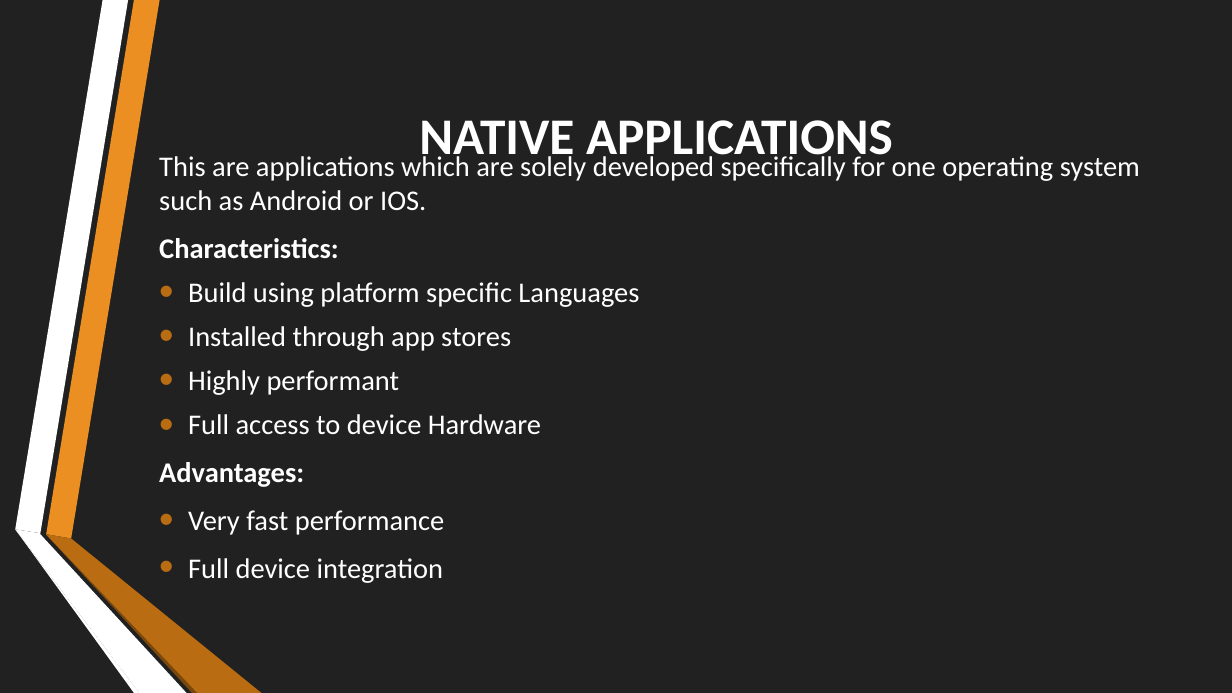
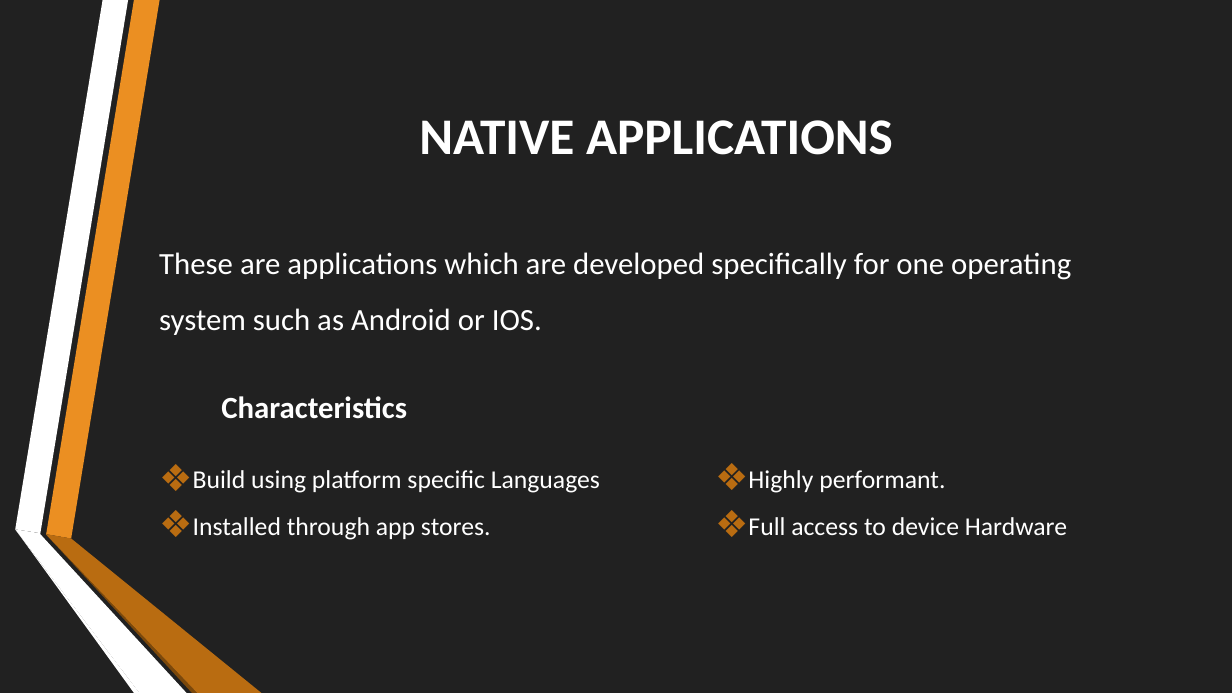
Before and after one commit to Neil1-hub/CEF-440-, a slide deck: slide 5 of Task 1/INTERNET AND MOBILE PROGRAMMING.pptx. Drawn at 1232x693 pixels with LibreOffice and Linux fonts; fonts in the diff are those of the drawing. Boxes give left, top, right and bottom in pixels: in the first picture for what was removed or moved away, otherwise in the second. Text is boxed around its words. In the diff, an @@ line names an element or a change of style, - is before the commit and + after.

```diff
--- a/Task 1/INTERNET AND MOBILE PROGRAMMING.pptx
+++ b/Task 1/INTERNET AND MOBILE PROGRAMMING.pptx
@@ text at box(159, 152, 1140, 258): paragraphs removed @@
-This are applications which are solely developed specifically for one operating system such as Android or IOS.
-Characteristics:
@@ text added at box(159, 252, 1071, 335), 24 pt, text #FFFFFF @@
+These are applications which are developed specifically for one operating system such as Android or IOS.
@@ text "Build using platform specific Languages": place and size @@
-text "Build using platform specific Languages" at box(159, 152, 1140, 583)
+text "Build using platform specific Languages" at box(193, 470, 600, 540)
@@ text added at box(221, 396, 407, 419), 24 pt, text #FFFFFF, bold @@
+Characteristics
@@ text at box(193, 470, 600, 493): size 22.2 to 20 pt in "Build using platform specific Languages"; bullet • to ❖; line spacing 0.9 to 1.1 @@
@@ text added at box(748, 470, 1067, 535), 20 pt, text #FFFFFF @@
+❖ Highly performant.
+❖ Full access to device Hardware
@@ text at box(193, 517, 491, 540): text changed; size 22.2 to 20 pt @@
-• Installed through app stores
-• Highly performant
-• Full access to device Hardware
-Advantages:
-• Very fast performance
-• Full device integration
+❖ Installed through app stores.
```
Also in this commit, not shown: 15 other slides changed, 2 slides added, 3 slides removed.
